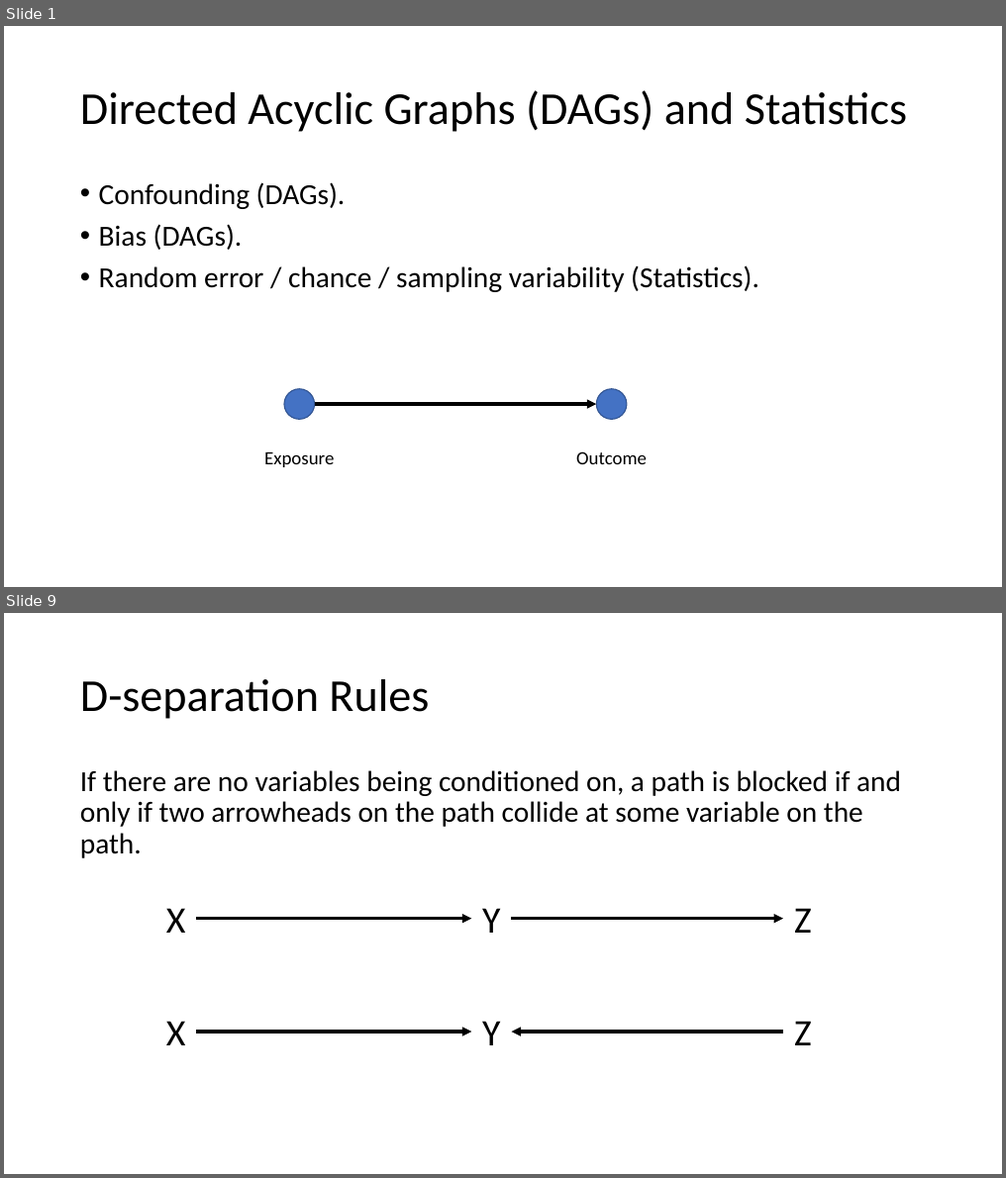
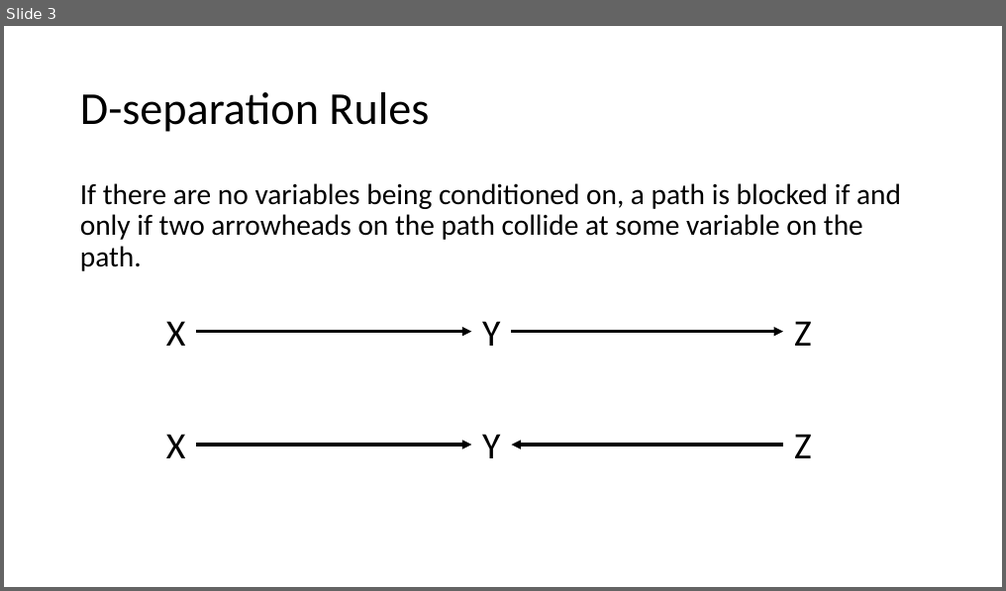
Before and after one commit to brad-cannell/r4epi, a slide deck: img/13_causal_inference/03_dags/dags.pptx. Shown one above the other, each under a label of ours: slides 1 and 9 before the commit, slide 3 after it; the slides between them are not shown. The pictures are 1006x1178 and 1006x591 pixels, drawn with LibreOffice and Linux fonts; fonts in the diff are those of the drawing. Boxes give left, top, right and bottom in pixels: in the first picture for what was removed or moved away, otherwise in the second. Text is boxed around its words. In the diff, an @@ line names an element or a change of style, - is before the commit and + after.

Commit message:
WIP DAGs chapter
#123

```diff
--- a/img/13_causal_inference/03_dags/dags.pptx
+++ b/img/13_causal_inference/03_dags/dags.pptx
@@ slide 1 removed at bbox=[4, 26, 1002, 587], background #FFFFFF @@
@@ title removed at bbox=[80, 90, 907, 132] @@
-Directed Acyclic Graphs (DAGs) and Statistics
@@ text removed at bbox=[99, 182, 759, 292] @@
-• Confounding (DAGs).
-• Bias (DAGs).
-• Random error / chance / sampling variability (Statistics).
@@ ellipse removed at bbox=[284, 389, 315, 420] @@
@@ arrow removed from (315, 404) to (596, 404) @@
@@ ellipse removed at bbox=[596, 389, 627, 420] @@
@@ text removed at bbox=[264, 453, 334, 468] @@
-Exposure
@@ text removed at bbox=[576, 452, 647, 465] @@
-Outcome
@@ what was slide 9 is now slide 3 @@
```
Also in this commit, not shown: 2 slides changed, 5 other slides removed, 12 other files.
